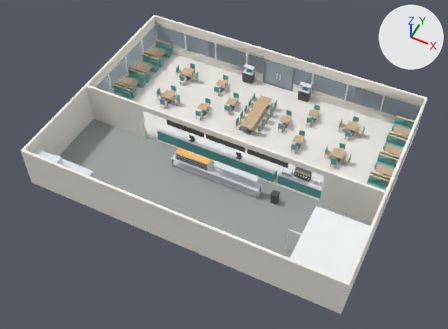
What one commit did to the OBJ model Assets/Scenes/kitchen/restaurant.obj.
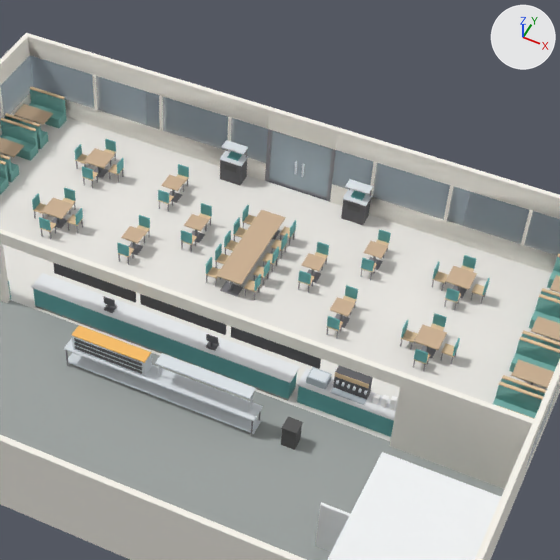
Each version appears first whole from a 50 mm lens placed at (14.16, -29.67, 35.68), pointed at (0.07, -1.5, 0.46), and next in a close-up on the part from 32% to 89% of the width and 0% to 77% of the height. Every picture has the same lights, and +X, +Y and +Z are marked at upper right. The last two pictures show the newer version. Where no turn or scale is listed for an object, it has been applied to the vertices.

Objects in the first close-up: 'Counter_Header', 'Drink_Station', 'Floor_Kitchen', 'Floor_Lobby', 'Front_Counter', 'Menu_Boards', 'Partition_Right', 'Pass_Table', 'Shared_Table', 'Table2_5', 'Table2_6', 'Walk_In_Freezer', 'Wall_Back', 'Wall_Front_Windows' and 30 more.
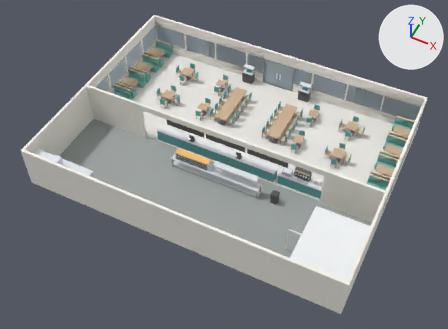
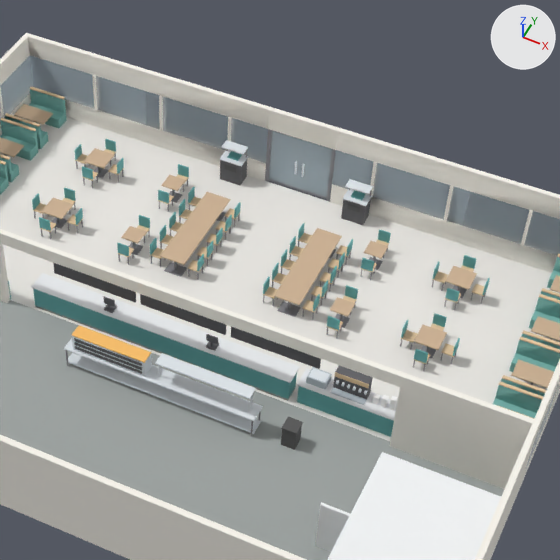
What the commit changed:
Mesh me_shared_table_2 is new.
It has 500 vertices, 390 faces and spans x 1.29..3.31, y 2.6..6.6, z 0.0..0.95.
Faces by material slot: [6, 264, 60, 60].
It uses material mat_mat_tabletop (beige #ceb395).
It uses material mat_mat_metallegs (grey #89898e).
It uses material mat_mat_accentwood (beige #e5c8a2).
It uses material mat_mat_accentteal (cyan #65adad).
Mesh me_shared_table_1 is new.
It has 500 vertices, 390 faces and spans x -3.31..-1.29, y 2.6..6.6, z 0.0..0.95.
Faces by material slot: [6, 264, 60, 60].
It uses material mat_mat_tabletop (beige #ceb395).
It uses material mat_mat_metallegs (grey #89898e).
It uses material mat_mat_accentwood (beige #e5c8a2).
It uses material mat_mat_accentteal (cyan #65adad).
Object 'Shared_Table' (ob_shared_table) is deleted.
Object 'Table2_5' (ob_table2_5) is deleted.
Object 'Table2_6' (ob_table2_6) is deleted.
Object 'Shared_Table_2' (ob_shared_table_2) is new; it shows me_shared_table_2.
Its location is (0.0, 0.0, 0.0).
Object 'Shared_Table_1' (ob_shared_table_1) is new; it shows me_shared_table_1.
Its location is (0.0, 0.0, 0.0).

Location of each change, [x1, y1, x2, y2] in pixels of the close-ups (560 x 560 px):
'Shared_Table_2', added: after [263, 223, 353, 320]
    faces in mat_mat_tabletop (beige #ceb395): [274, 228, 342, 305]
    faces in mat_mat_accentwood (beige #e5c8a2): [263, 233, 351, 312]
    faces in mat_mat_accentteal (cyan #65adad): [263, 223, 353, 311]
    faces in mat_mat_metallegs (grey #89898e): [263, 241, 351, 320]
'Shared_Table', deleted: before [206, 205, 296, 300]
    faces in mat_mat_tabletop (beige #ceb395): [216, 210, 286, 285]
    faces in mat_mat_accentwood (beige #e5c8a2): [206, 214, 295, 292]
    faces in mat_mat_accentteal (cyan #65adad): [206, 205, 296, 291]
    faces in mat_mat_metallegs (grey #89898e): [206, 222, 295, 300]
'Shared_Table_1', added: after [150, 187, 241, 280]
    faces in mat_mat_tabletop (beige #ceb395): [160, 192, 231, 265]
    faces in mat_mat_accentwood (beige #e5c8a2): [150, 196, 240, 272]
    faces in mat_mat_accentteal (cyan #65adad): [150, 187, 241, 271]
    faces in mat_mat_metallegs (grey #89898e): [151, 204, 240, 280]
'Table2_6', deleted: before [298, 242, 329, 293]
    faces in mat_mat_tabletop (beige #ceb395): [301, 253, 326, 271]
    faces in mat_mat_accentteal (cyan #65adad): [298, 242, 329, 284]
    faces in mat_mat_metallegs (grey #89898e): [298, 258, 327, 293]
'Table2_5', deleted: before [181, 203, 212, 252]
    faces in mat_mat_tabletop (beige #ceb395): [184, 214, 209, 231]
    faces in mat_mat_accentteal (cyan #65adad): [181, 203, 212, 244]
    faces in mat_mat_metallegs (grey #89898e): [181, 218, 211, 252]
